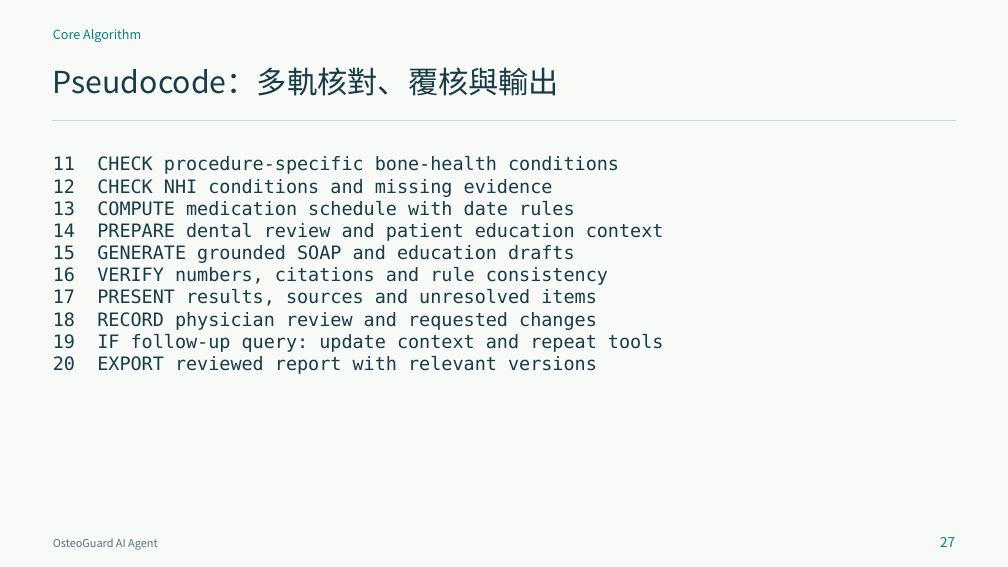
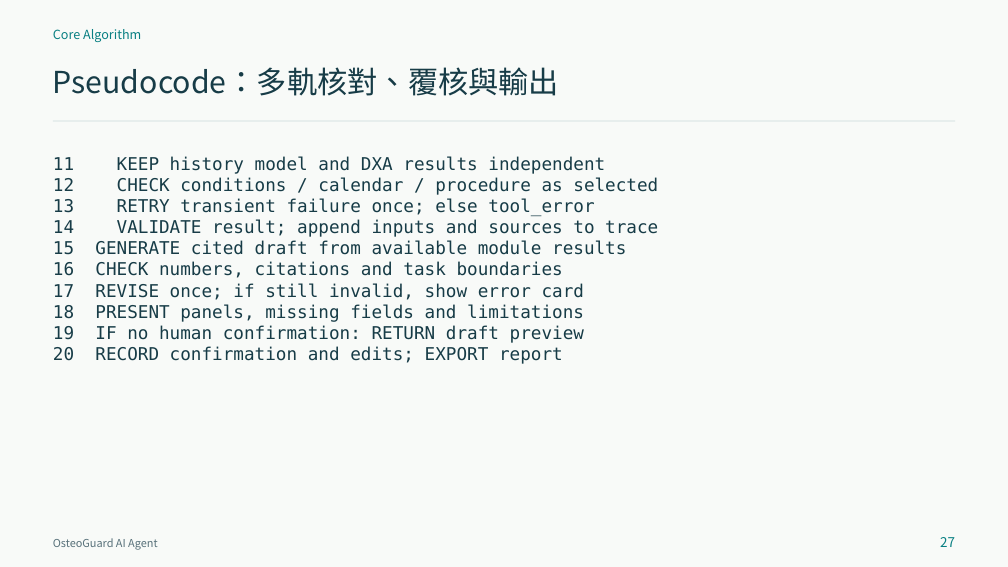
Before and after one commit to contemplator/nchu-bone-health-agent, a slide deck: slide 27 of output/OsteoGuard_Proposal_20261102.pptx. Drawn at 1008x567 pixels with LibreOffice and Linux fonts; fonts in the diff are those of the drawing. Boxes give left, top, right and bottom in pixels: in the first picture for what was removed or moved away, otherwise in the second. Text is boxed around its words. In the diff, an @@ line names an element or a change of style, - is before the commit and + after.

```diff
--- a/output/OsteoGuard_Proposal_20261102.pptx
+++ b/output/OsteoGuard_Proposal_20261102.pptx
@@ line (53, 121) - (955, 121): stroke #C8DAD9 0.75 pt to #C8DAD9 1 pt @@
@@ text at [53,156,658,364]: text changed; size 22 to 21 pt @@
-11 CHECK procedure-specific bone-health conditions
-12 CHECK NHI conditions and missing evidence
-13 COMPUTE medication schedule with date rules
-14 PREPARE dental review and patient education context
-15 GENERATE grounded SOAP and education drafts
-16 VERIFY numbers, citations and rule consistency
-17 PRESENT results, sources and unresolved items
-18 RECORD physician review and requested changes
-19 IF follow-up query: update context and repeat tools
-20 EXPORT reviewed report with relevant versions
+11 KEEP history model and DXA results independent
+12 CHECK conditions / calendar / procedure as selected
+13 RETRY transient failure once; else tool_error
+14 VALIDATE result; append inputs and sources to trace
+15 GENERATE cited draft from available module results
+16 CHECK numbers, citations and task boundaries
+17 REVISE once; if still invalid, show error card
+18 PRESENT panels, missing fields and limitations
+19 IF no human confirmation: RETURN draft preview
+20 RECORD confirmation and edits; EXPORT report
```
Also in this commit, not shown: 28 other slides changed, 6 slides added, 6 slides removed, 7 other files.
